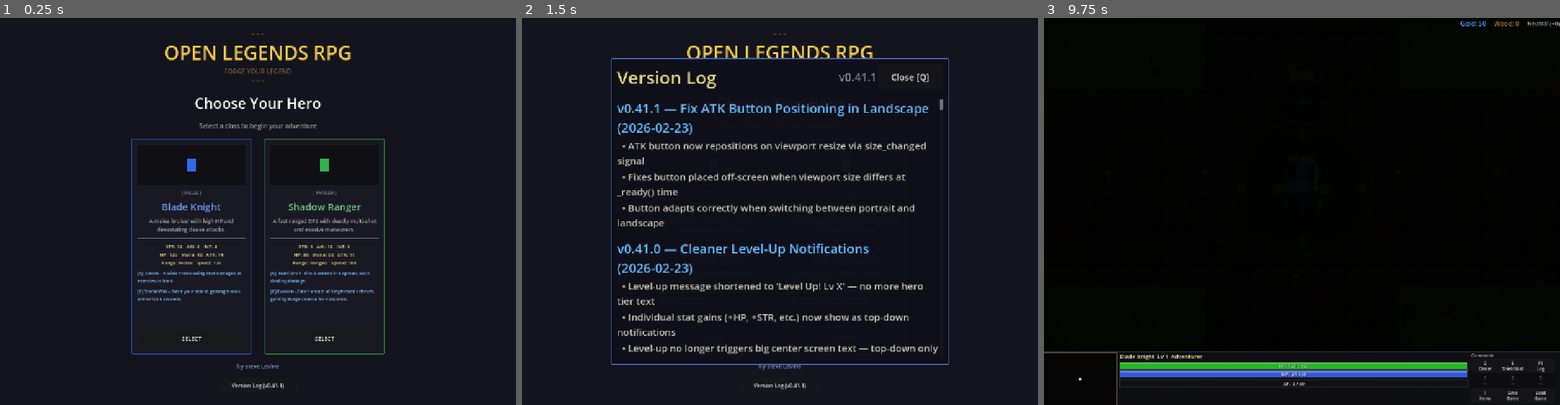
Above: before the commit, frames 1-3 (left to right).
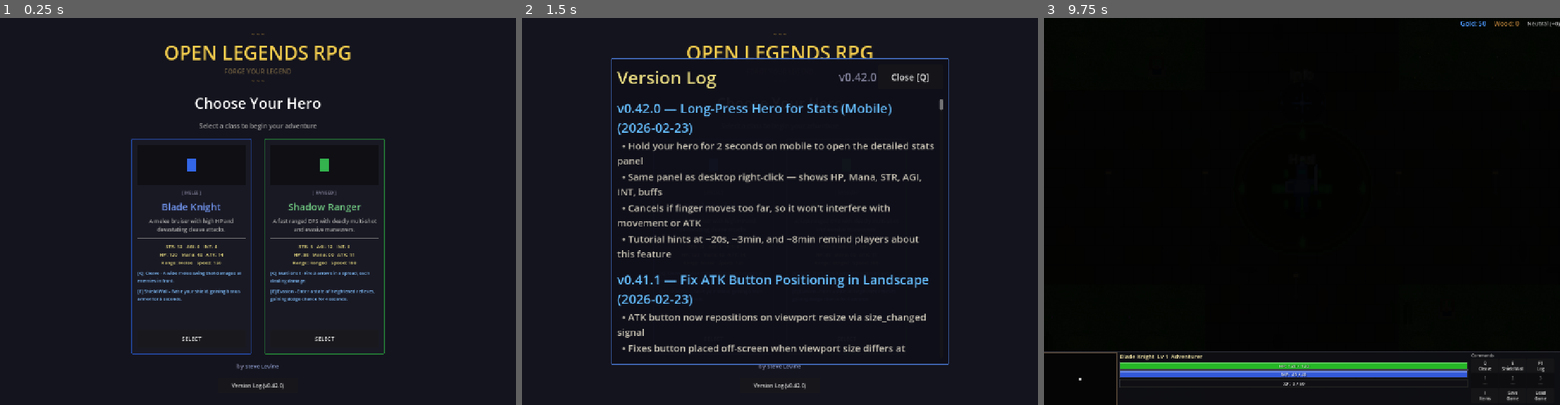
Above: after the commit, the same moments.

Repository: slxny/legends-open-rpg
Game: Godot game, scene res://scenes/main.tscn
Two runs of this game, one before a commit and one after it. Both use one fixed random seed, a clock stepped at 60 frames per second and the inputs below.
Inputs (mouse positions are in pixels of both pictures, inside the frame that each line leads up to):
- Up to frame 1 (0.25 s): no input
- Up to frame 2 (1.5 s): click "Version Log (v0.41.1)" (after the commit: "Version Log (v0.42.0)") at 0.5 s; click "SELECT" at 1.25 s
- Up to frame 3 (9.75 s): click "SELECT" at 2 s; tap Enter at 2.75, 4.25, 5.75 s; move the mouse to (1415, 192) at 2.77 s; hold D (move_right) 2.78-3.5 s; hold Q (ability_1) 2.78-3.5 s; click (1415, 192) at 2.92 s; tap Space (attack) at 3.5, 6.5 s; drag from (1198, 230) to (1276, 288) at 3.52 s; move the mouse to (1353, 126) at 4.27 s; hold D (move_right) 4.28-5 s; hold Space (attack) 4.28-5 s; drag from (1276, 288) to (1147, 153) at 5.02 s; move the mouse to (1456, 269) at 5.77 s; hold A (move_left) 5.78-6.5 s; tap 1 at 5.85 s; drag from (1147, 153) to (1224, 114) at 6.52 s; move the mouse to (1327, 211) at 7.27 s; hold S (move_down) 7.28-8 s; tap 3 at 7.35 s; click (1327, 211) at 7.42 s; drag from (1224, 114) to (1198, 230) at 8.02 s; move the mouse to (1415, 192) at 8.77 s; hold W (move_up) 8.78-9.5 s; hold Q (ability_1) 8.78-9.5 s; drag from (1198, 230) to (1276, 288) at 9.52 s

The runs differ from the first frame. In frame 1, less than 0.1% of the frame differs, in the area x 53-55%, y 94-96%; in frame 2, 7.6%, in the area x 18-82%, y 14-96%; in frame 3, nothing differs.

Commit message:
Add long-press hero for stats panel on mobile
Hold your hero for 2 seconds to open the detailed stats panel (same
as desktop right-click). Tracks touch-down near the player sprite,
cancels if finger drifts >20px or lifts early. Ignores touches on
the ATK button. Timer runs in _physics_process so it works even
while dead/paralyzed.

Three tutorial hints teach this: first at ~20s into gameplay, then
reminders at ~3min and ~8min.

https://claude.ai/code/session_017og7U6vscobkg1TanUuk76

Diff:
--- a/scenes/player/player.gd
+++ b/scenes/player/player.gd
@@ -143,6 +143,12 @@
 # All screen touches — tracked in _input() so UI-consumed touches are included.
 # Used for attack direction and movement/diagonal detection on mobile.
 var _screen_touches: Dictionary = {}    # touch index -> screen position (all touches)
+# Long-press on hero to open stats panel (mobile)
+var _longpress_touch_index: int = -1
+var _longpress_start_pos: Vector2 = Vector2.ZERO
+var _longpress_timer: float = 0.0
+const LONGPRESS_DURATION := 2.0
+const LONGPRESS_MAX_DRIFT := 20.0  # Cancel if finger moves more than this (pixels)
 const ZOOM_MIN_MOBILE := Vector2(2.5, 2.5)  # Less zoom-out on mobile (screen is small)
 const ZOOM_MAX_MOBILE := Vector2(7.0, 7.0)  # More zoom-in on mobile
 
@@ -262,6 +268,13 @@
 
 
 func _physics_process(delta: float) -> void:
+	# Long-press timer for stats panel (runs even when dead/paralyzed)
+	if _longpress_touch_index >= 0:
+		_longpress_timer += delta
+		if _longpress_timer >= LONGPRESS_DURATION:
+			_longpress_touch_index = -1
+			_toggle_hero_stats_panel()
+
 	# Dead: no movement, no actions — waiting for respawn
 	if _is_dead:
 		velocity = Vector2.ZERO
@@ -581,6 +594,26 @@
 					_mobile_atk_touch_index = -1
 					_on_mobile_attack_released()
 					get_viewport().set_input_as_handled()
+
+	# Long-press on hero to open stats panel (mobile only)
+	if _is_mobile:
+		if event is InputEventScreenTouch:
+			if event.pressed:
+				# Only start tracking if NOT on ATK button and near the player
+				var on_atk = _mobile_atk_btn and is_instance_valid(_mobile_atk_btn) and _mobile_atk_btn.get_global_rect().has_point(event.position)
+				if not on_atk and _longpress_touch_index == -1:
+					var player_screen = _get_player_screen_pos()
+					if event.position.distance_to(player_screen) < 80.0:
+						_longpress_touch_index = event.index
+						_longpress_start_pos = event.position
+						_longpress_timer = 0.0
+			else:
+				if event.index == _longpress_touch_index:
+					_longpress_touch_index = -1
+		elif event is InputEventScreenDrag:
+			if event.index == _longpress_touch_index:
+				if event.position.distance_to(_longpress_start_pos) > LONGPRESS_MAX_DRIFT:
+					_longpress_touch_index = -1
 
 func _unhandled_input(event: InputEvent) -> void:
 	if _is_dead:
@@ -2432,6 +2465,10 @@
 	if panels.size() > 0:
 		panels[0].toggle()
 
+func _get_player_screen_pos() -> Vector2:
+	var canvas_transform = get_viewport().get_canvas_transform()
+	return canvas_transform * global_position
+
 func _get_pooled_vfx() -> Sprite2D:
 	if _vfx_pool.size() > 0:
 		var s = _vfx_pool.pop_back()
--- a/scenes/ui/changelog_dialog.gd
+++ b/scenes/ui/changelog_dialog.gd
@@ -9,9 +9,20 @@
 var _is_visible: bool = false
 var _is_mobile: bool = false
 
-const GAME_VERSION := "v0.41.1"
+const GAME_VERSION := "v0.42.0"
 
 const CHANGELOG: Array[Dictionary] = [
+	{
+		"version": "v0.42.0",
+		"title": "Long-Press Hero for Stats (Mobile)",
+		"date": "2026-02-23",
+		"entries": [
+			"Hold your hero for 2 seconds on mobile to open the detailed stats panel",
+			"Same panel as desktop right-click — shows HP, Mana, STR, AGI, INT, buffs",
+			"Cancels if finger moves too far, so it won't interfere with movement or ATK",
+			"Tutorial hints at ~20s, ~3min, and ~8min remind players about this feature",
+		]
+	},
 	{
 		"version": "v0.41.1",
 		"title": "Fix ATK Button Positioning in Landscape",
--- a/scenes/ui/hud.gd
+++ b/scenes/ui/hud.gd
@@ -781,6 +781,10 @@
 				"delay": 4.0,
 				"text": "[color=#f0d866]TIP:[/color]  Tap [color=#66ccff][b]Q[/b][/color] for [color=#f0d866]%s[/color]  and  [color=#66ccff][b]E[/b][/color] for [color=#f0d866]%s[/color]" % [ab1_name, ab2_name],
 			},
+			{
+				"delay": 15.0,
+				"text": "[color=#f0d866]TIP:[/color]  [color=#aaddff][b]Hold your hero for 2s[/b][/color] to view detailed stats — HP, Mana, STR, and more",
+			},
 		]
 	else:
 		_hint_queue = [
@@ -873,6 +877,15 @@
 		_hint_queue.append({
 			"delay": 18.0,
 			"text": "[color=#f0d866]TIP:[/color]  [color=#aaaaaa][b]Tap[/b][/color] enemies to auto-attack  |  [color=#aaaaaa][b]Pinch[/b][/color] to zoom in/out",
+		})
+		# Repeat long-press hint twice more at longer intervals
+		_hint_queue.append({
+			"delay": 120.0,
+			"text": "[color=#f0d866]REMINDER:[/color]  [color=#aaddff][b]Hold your hero for 2s[/b][/color] to check your stats anytime",
+		})
+		_hint_queue.append({
+			"delay": 300.0,
+			"text": "[color=#f0d866]REMINDER:[/color]  [color=#aaddff][b]Hold hero 2s[/b][/color] for detailed stats — track your STR, AGI, INT growth",
 		})
 	else:
 		_hint_queue.append({
